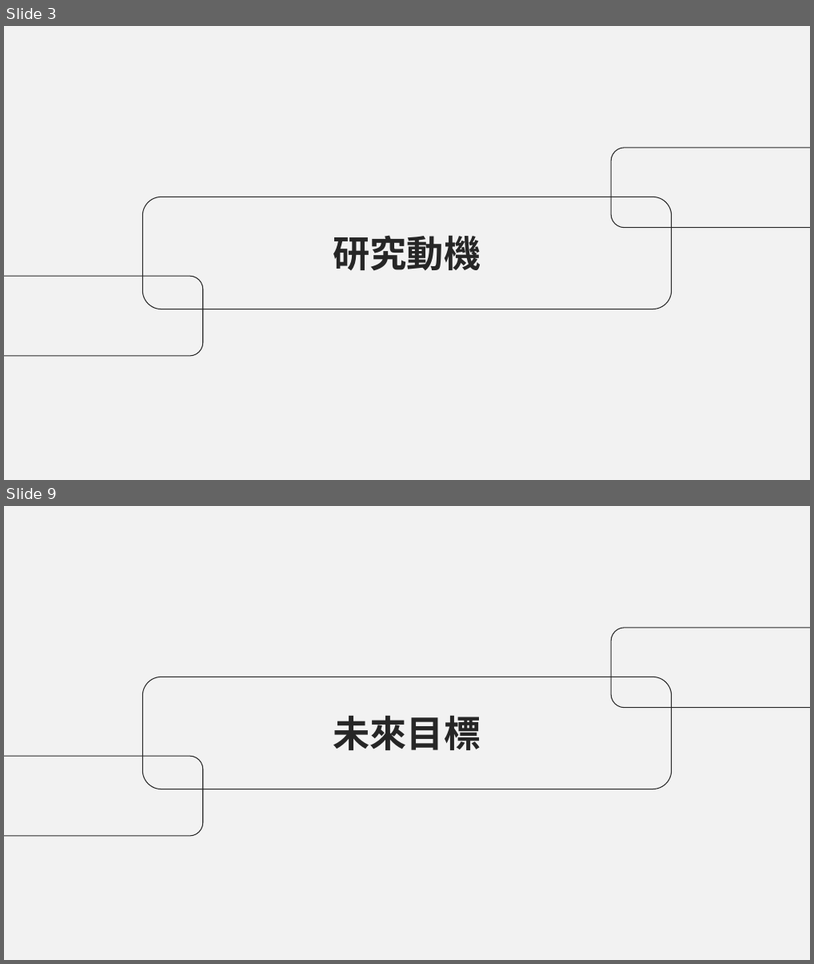
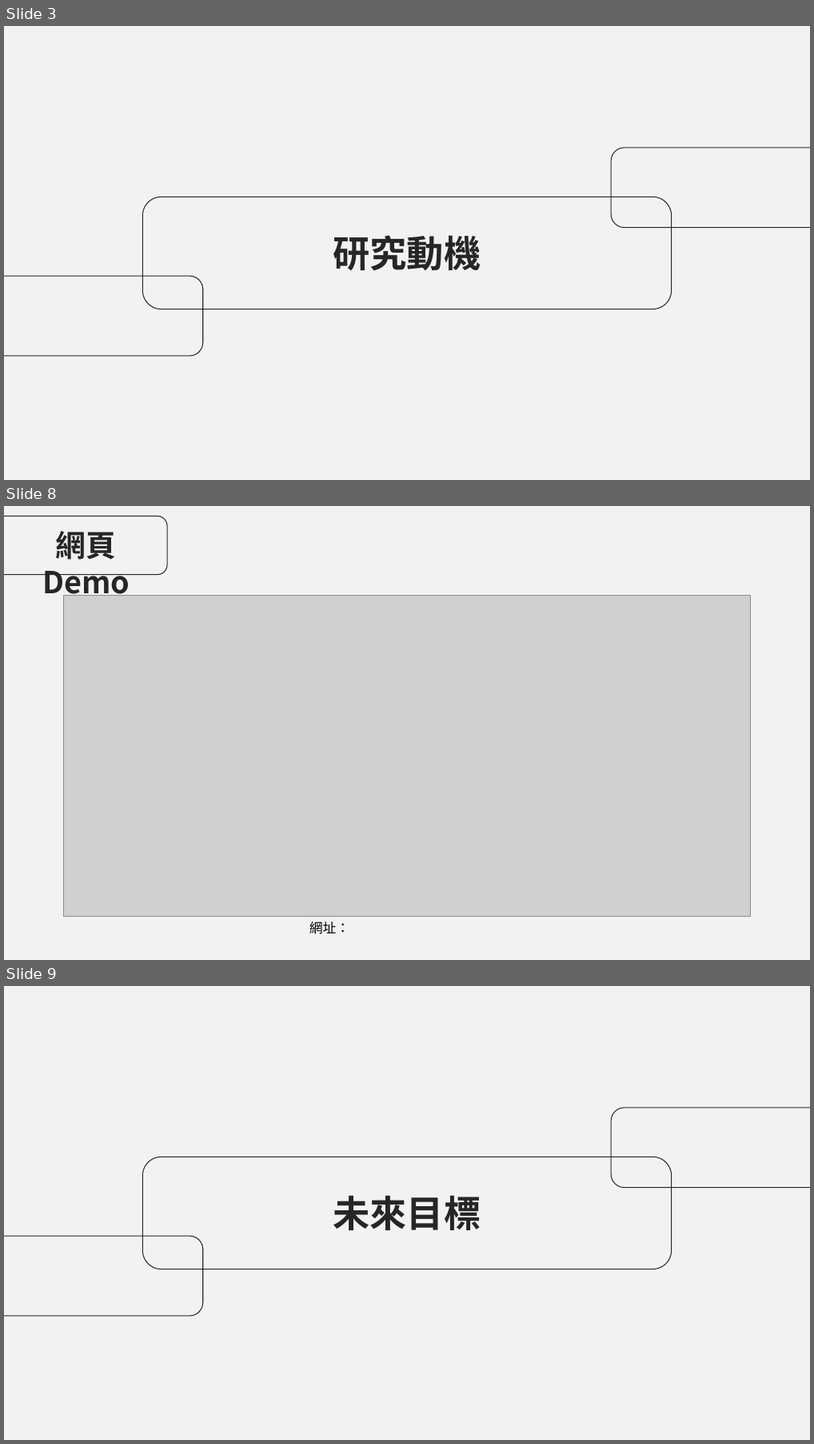
Before and after one commit to AvisTsai/project_pets, a slide deck: 專題文件/四技第110403組-Dearfurkid_簡報.pptx. Shown one above the other, each under a label of ours: slides 3 and 9 before the commit, slides 3, 8 and 9 after it; the slides between them are not shown. The pictures are 814x964 and 814x1444 pixels, drawn with LibreOffice and Linux fonts; fonts in the diff are those of the drawing; grey boxes stand for pictures. Boxes give left, top, right and bottom in pixels: in the first picture for what was removed or moved away, otherwise in the second. Text is boxed around its words. In the diff, an @@ line names an element or a change of style, - is before the commit and + after.

```diff
--- a/專題文件/四技第110403組-Dearfurkid_簡報.pptx
+++ b/專題文件/四技第110403組-Dearfurkid_簡報.pptx
@@ slide 8 added at <box>4,506,810,960</box>, background #F2F2F2 @@
@@ rounded rectangle added at <box>4,516,167,575</box>, outline #262626 1 pt @@
@@ text added at <box>42,531,130,601</box>, 36 pt, text #262626, bold @@
+網頁Demo
@@ picture added at <box>63,595,751,916</box> @@
@@ text added at <box>310,921,350,934</box>, 16 pt, text #000000 @@
+網址：
```
Also in this commit, not shown: 5 slides changed, 4 other slides added, 6 slides removed, 24 other files.
